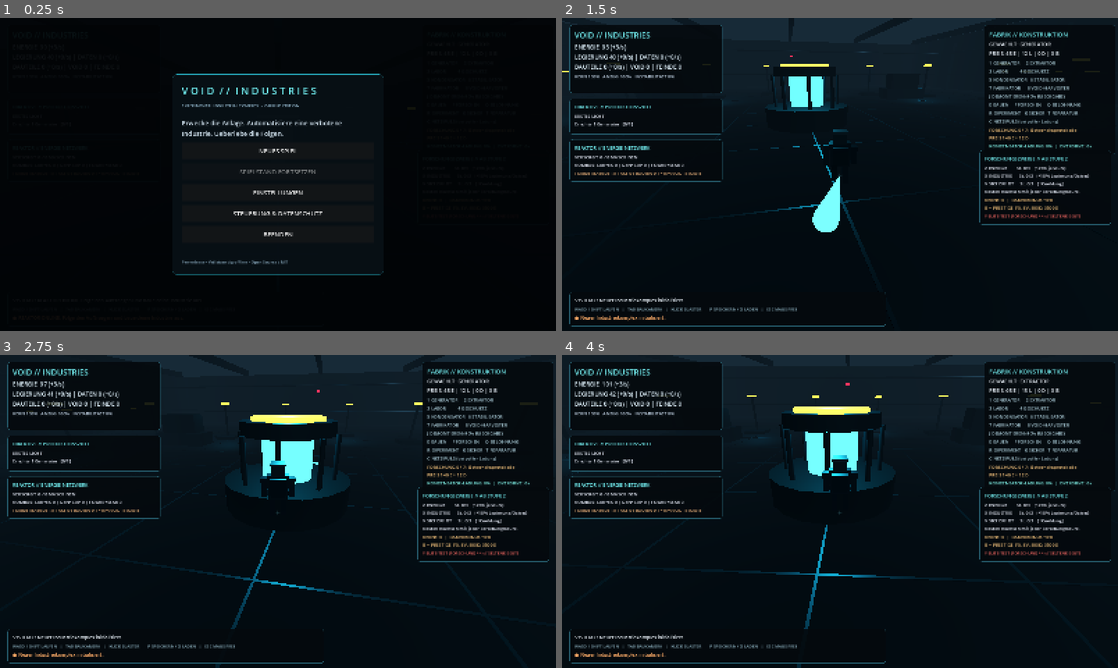
Above: before the commit, frames 1-4 (two rows, left to right).
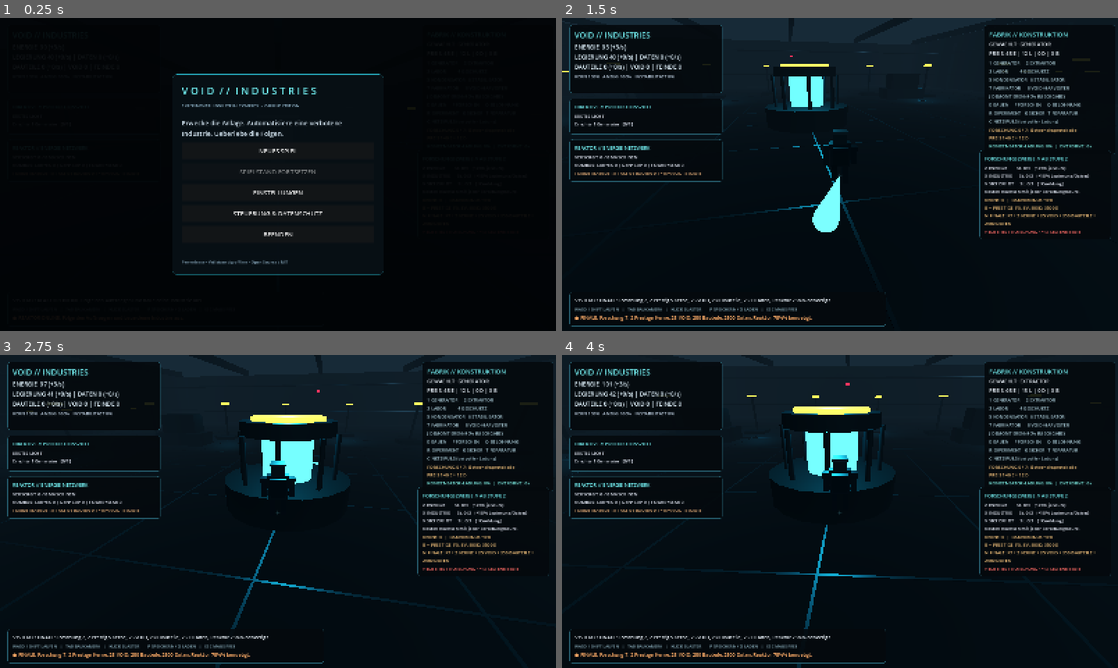
Above: after the commit, the same moments.

Repository: Lizziies/Chatgpt-in-chat-GPT-6-Hoch-Game
Game: Godot game, scene res://scenes/main.tscn
Same seed, same stepped clock (60 frames per second), same inputs: the game is played once before the commit and once after it.
Inputs (mouse positions are in pixels of both pictures, inside the frame that each line leads up to):
- Up to frame 1 (0.25 s): no input
- Up to frame 2 (1.5 s): click "NEUES SPIEL" at 0.5 s; tap Enter at 1.25 s; move the mouse to (867, 174) at 1.27 s; hold W from 1.28 s (still down); tap N at 1.35 s; click (867, 174) at 1.42 s
- Up to frame 3 (2.75 s): keep holding W; tap Space at 1.52, 2.27 s; move the mouse to (250, 511) at 2.02 s; tap N at 2.1 s
- Up to frame 4 (4 s): keep holding W; move the mouse to (851, 505) at 2.77 s; tap 1 at 2.85 s; tap N at 3.05, 3.8 s; move the mouse to (834, 517) at 3.52 s; tap 2 at 3.6 s; click (834, 517) at 3.67 s; tap Space at 3.77 s

The runs differ from the first frame. In frame 2, 1.2% of the frame differs, in the area x 3-99%, y 62-97%; in frame 3, 1.2%; in frame 4, 1.2%.

Commit message:
feat: player-triggered campaign finale and endgame progression tests

Diff:
--- a/scripts/hud.gd
+++ b/scripts/hud.gd
@@ -53,7 +53,7 @@
 	_label(power_box, "REAKTOR // ENERGIE-NETZWERK", 14, Color(0.45, 0.93, 0.94))
 	power_label = _label(power_box, "", 13, Color(0.90, 0.92, 0.97))
 	logistics_label = _label(power_box, "", 12, Color(0.86, 0.65, 0.45))
-	var upgrade_panel := _panel(root, Vector2(-398, 380), Vector2(378, 215), true)
+	var upgrade_panel := _panel(root, Vector2(-398, 380), Vector2(378, 240), true)
 	var upgrade_box := _column(upgrade_panel)
 	_label(upgrade_box, "FORSCHUNGSZWEIGE // AB STUFE 2", 14, Color(0.45, 0.93, 0.94))
 	specialty_label = _label(upgrade_box, "", 13, Color(0.90, 0.92, 0.97))
@@ -157,8 +157,9 @@
 	specialty_label.text = "Z ENERGIE        St. %d/3   (+25%% je Stufe)\nX INDUSTRIE      St. %d/3   (+18%% Legierung/Daten)\nV SICHERHEIT     St. %d/3   (+Kuehlung)\nKosten wachsen mit jeder Forschungsstufe." % [
 		int(state.branches["energy"]), int(state.branches["industry"]), int(state.branches["containment"])]
 	var prep: String = "B = SINGULARITAET STARTEN!" if state.prestige_eligible() else "B = PRESTIGE (F5, 8V, 800D, 3500E)"
-	prestige_label.text = "KERNE: %d  |  DAUERBONUS +%d%%\n%s" % [
-		state.prestige_cores, state.prestige_cores * 15, prep]
+	prestige_label.text = "KERNE: %d  |  DAUERBONUS +%d%%\n%s\n%s" % [
+		state.prestige_cores, state.prestige_cores * 15, prep,
+		"FINALE ERREICHT // INDUSTRIE GERETTET" if state.campaign_complete else "N FINALE: F7 + 2 KERNE + 25 VOID + 250 BAUTEILE + 2500 DATEN"]
 	var goal: Dictionary = state.current_directive()
 	if goal.is_empty():
 		mission_label.text = "ALLE DIREKTIVEN ABGESCHLOSSEN\nWeitere Sektoren sind in Entwicklung."
--- a/scripts/main.gd
+++ b/scripts/main.gd
@@ -94,6 +94,8 @@
 		state.components_produced = 0.0
 		state.tech_level = 0
 		state.prestige_cores = 0
+		state.campaign_complete = false
+		state.singularity_record = 0
 		state.waves_survived = 0
 		state.directive_index = 0
 		state.charge = 0.0
@@ -442,6 +444,7 @@
 		KEY_V: state.upgrade_branch("containment")
 		KEY_B: _try_prestige()
 		KEY_Y: _try_elite_trial()
+		KEY_N: _complete_campaign()
 		KEY_H: hud.toggle_help()
 		KEY_T: state.repair_core()
 		KEY_P: _save_game()
@@ -582,6 +585,13 @@
 		var start: Vector3 = PlacementScript.position_for(path[start_index])
 		var finish: Vector3 = PlacementScript.position_for(path[target_index])
 		cargo_visuals[i].position = start.lerp(finish, time - floor(time)) + Vector3(0, 0.72, 0)
+
+func _complete_campaign() -> void:
+	if not state.complete_campaign():
+		return
+	audio.play_event("prestige")
+	hud.announce("SIEG! SINGULARITAET EINGEDAEMMT. Du kannst deine Industrie weiterfuehren.")
+	_refresh_hud()
 
 func _try_elite_trial() -> void:
 	for threat in enemies:
--- a/tests/smoke.gd
+++ b/tests/smoke.gd
@@ -251,6 +251,21 @@
 	legacy_v4["version"] = 4
 	_check(chain.restore(legacy_v4), "v4 restore migration")
 
+	# The player has a reachable campaign ending without losing the sandbox.
+	var finale: IndustryState = IndustryScript.new()
+	root.add_child(finale)
+	_check(not finale.complete_campaign(), "campaign cannot end immediately")
+	finale.tech_level = 7
+	finale.prestige_cores = 2
+	finale.void_matter = 25.0
+	finale.components = 250.0
+	finale.components_produced = 250.0
+	finale.data = 2500.0
+	_check(finale.final_objective_ready(), "campaign completion prerequisites")
+	_check(finale.complete_campaign(), "single-player campaign ends")
+	_check(finale.campaign_complete, "campaign completion stored")
+	_check(not finale.complete_campaign(), "completion cannot be farmed")
+	_check(finale.restore(JSON.parse_string(JSON.stringify(finale.to_save()))), "campaign victory survives manual save")
 	if failures == 0:
 		print("SMOKE_TEST_PASS: %d assertions" % assertions)
 	else:
Not shown, changed: README.md
